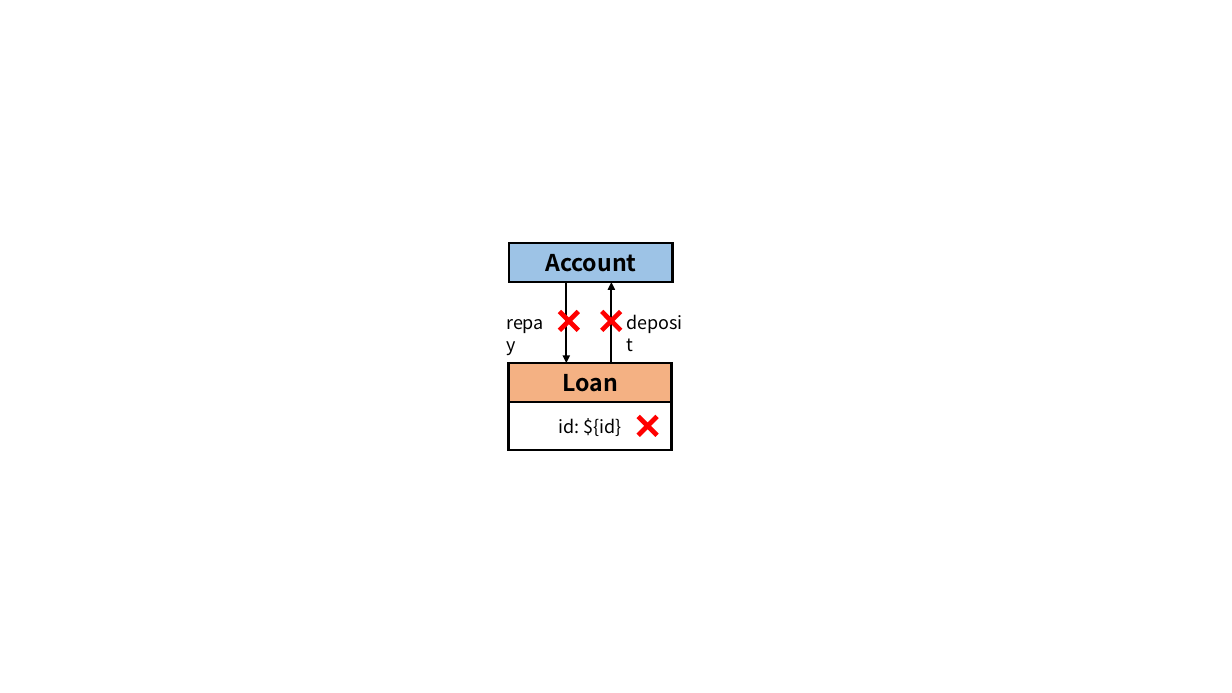
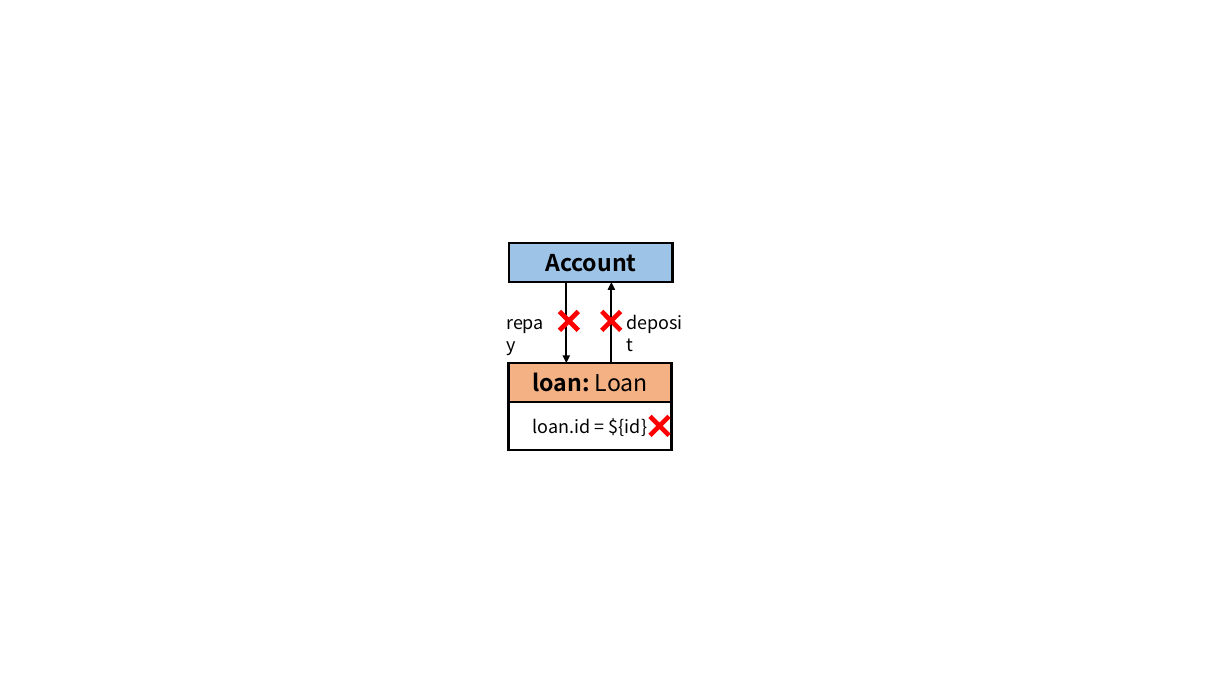
Before and after one commit to ldbc/ldbc_finbench_docs, a slide deck: slide 14 of patterns/transaction-write.pptx. Drawn at 1232x693 pixels with LibreOffice and Linux fonts; fonts in the diff are those of the drawing. Boxes give left, top, right and bottom in pixels: in the first picture for what was removed or moved away, otherwise in the second. Text is boxed around its words. In the diff, an @@ line names an element or a change of style, - is before the commit and + after.

```diff
--- a/patterns/transaction-write.pptx
+++ b/patterns/transaction-write.pptx
@@ text in rectangle at [532,372,648,392]: text changed @@
-Loan
+loan: Loan
@@ text in rectangle at [533,418,647,436]: text changed @@
-id: ${id}
+loan.id = ${id}
@@ cross: place and size @@
-cross at [629,408,665,444]
+cross at [641,408,677,444]
```
Also in this commit, not shown: 13 other slides changed, 49 other files.
